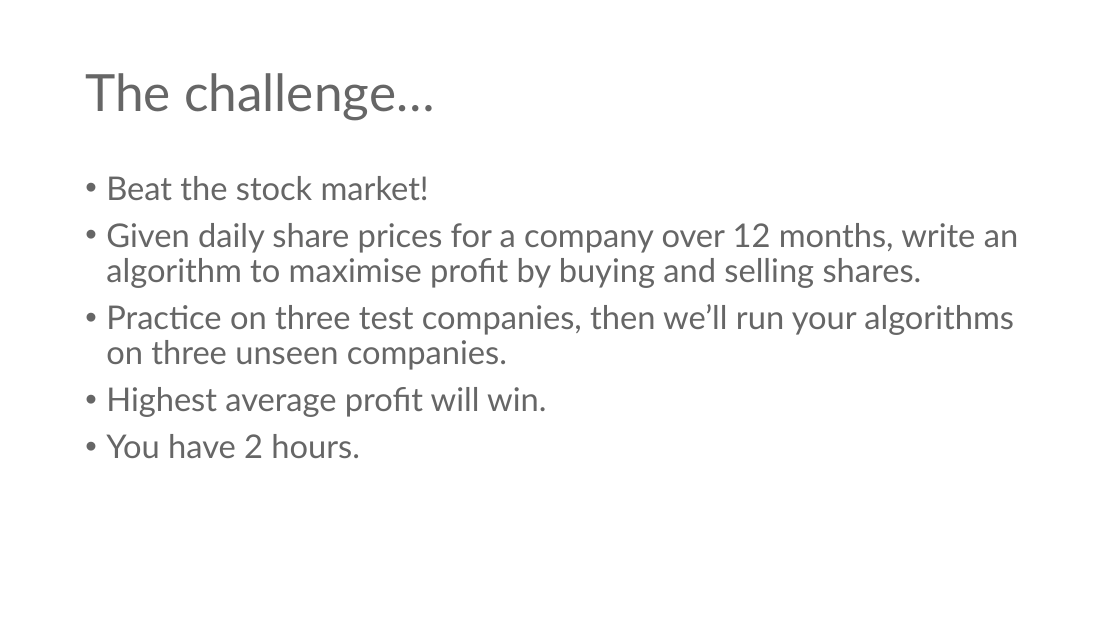
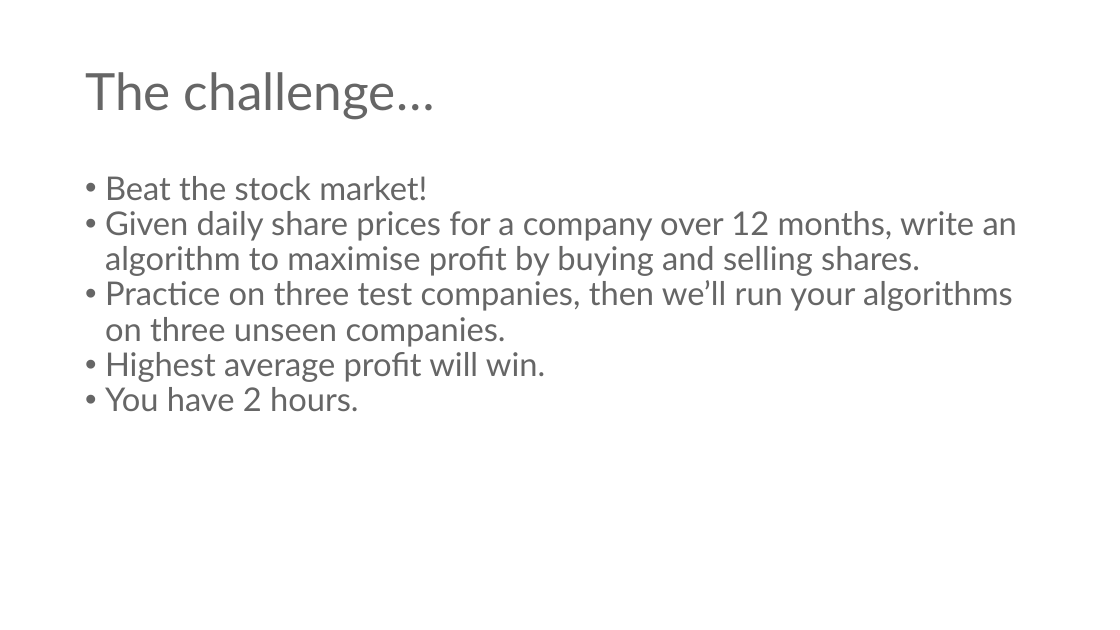
Before and after one commit to tpkelly/Hackathon, a slide deck: slide 2 of spec/Hackathon.pptx. Drawn at 1120x630 pixels with LibreOffice and Linux fonts; fonts in the diff are those of the drawing; background and template pictures are left out. Boxes give left, top, right and bottom in pixels: in the first picture for what was removed or moved away, otherwise in the second. Text is boxed around its words. In the diff, an @@ line names an element or a change of style, - is before the commit and + after.

```diff
--- a/spec/Hackathon.pptx
+++ b/spec/Hackathon.pptx
@@ text "Beat the stock market!" at (x1=105, y1=176, x2=1017, y2=411): indent changed; less space between paragraphs @@
```
Also in this commit, not shown: 2 other slides changed, 3 slides removed.
